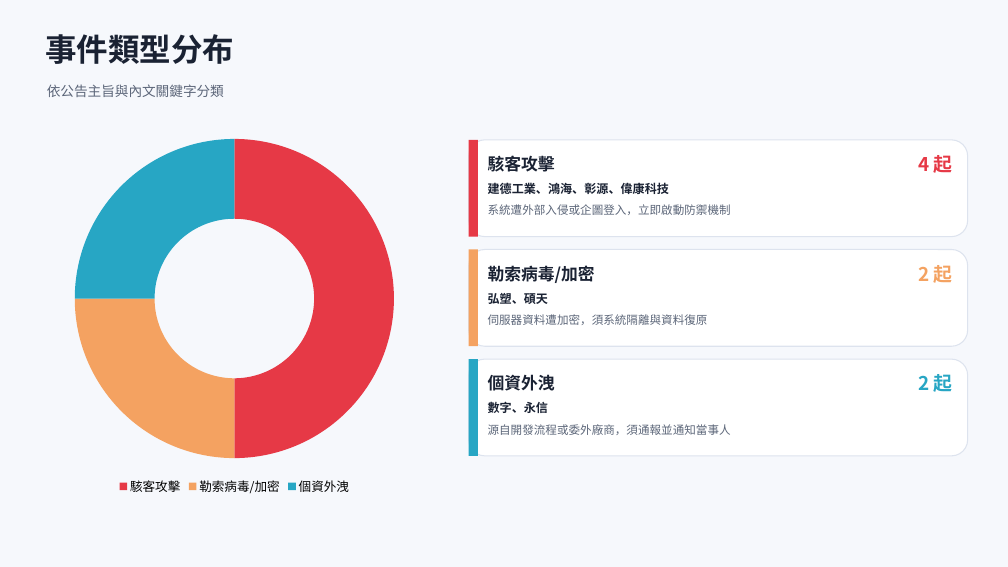
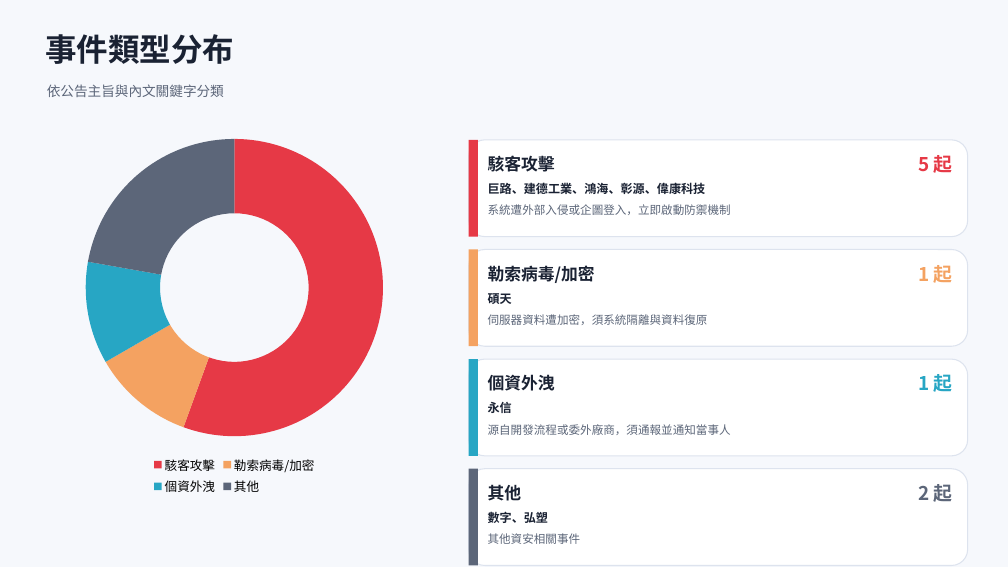
Before and after one commit to Johnnylin77/mops-isec-monitor, a slide deck: slide 3 of 資安事件因應分析.pptx. Drawn at 1008x567 pixels with LibreOffice and Linux fonts; fonts in the diff are those of the drawing. Boxes give left, top, right and bottom in pixels: in the first picture for what was removed or moved away, otherwise in the second. Text is boxed around its words. In the diff, an @@ line names an element or a change of style, - is before the commit and + after.

```diff
--- a/資安事件因應分析.pptx
+++ b/資安事件因應分析.pptx
@@ doughnut chart at bbox=[38, 129, 431, 499] @@
-categories: 駭客攻擊, 勒索病毒/加密, 個資外洩
+categories: 駭客攻擊, 勒索病毒/加密, 個資外洩, 其他
-Series 1: 50, 25, 25
+Series 1: 56, 11, 11, 22
@@ text at bbox=[918, 155, 953, 173]: text changed @@
-4 起
+5 起
@@ text at bbox=[488, 182, 706, 194]: text changed @@
-建德工業、鴻海、彰源、偉康科技
+巨路、建德工業、鴻海、彰源、偉康科技
@@ text at bbox=[918, 265, 953, 283]: text changed @@
-2 起
+1 起
@@ text at bbox=[488, 293, 512, 304]: text changed @@
-弘塑、碩天
+碩天
@@ text at bbox=[918, 374, 953, 392]: text changed @@
-2 起
+1 起
@@ text at bbox=[488, 402, 512, 413]: text changed @@
-數字、永信
+永信
@@ rounded rectangle added at bbox=[469, 469, 968, 566], fill #FFFFFF, outline #DDE3EE 1 pt @@
@@ rectangle added at bbox=[469, 469, 478, 566], fill #5C6679 @@
@@ text added at bbox=[488, 484, 522, 501], 16 pt, text #1A2233, bold @@
+其他
@@ text added at bbox=[918, 484, 953, 502], 18 pt, text #5C6679, bold @@
+2 起
@@ text added at bbox=[488, 511, 548, 523], 11.5 pt, text #1A2233, bold @@
+數字、弘塑
@@ text added at bbox=[488, 533, 581, 544], 11 pt, text #5C6679 @@
+其他資安相關事件
```
Also in this commit, not shown: 5 other slides changed, 1 slide added, 2 other files.
